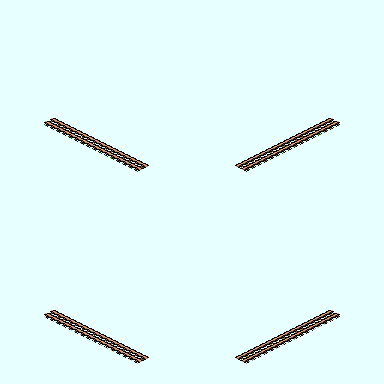
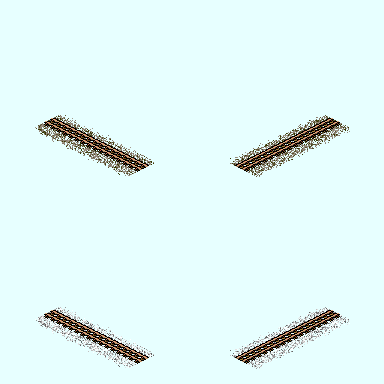
Revision of a layered 384 × 384 image; what changed, layer by layer:
added layer "Logo 120 2F" in group "Layer Group copy" over 35, 115, 350, 369
hid group "Layer Group" (3 layers) over 35, 115, 350, 369
